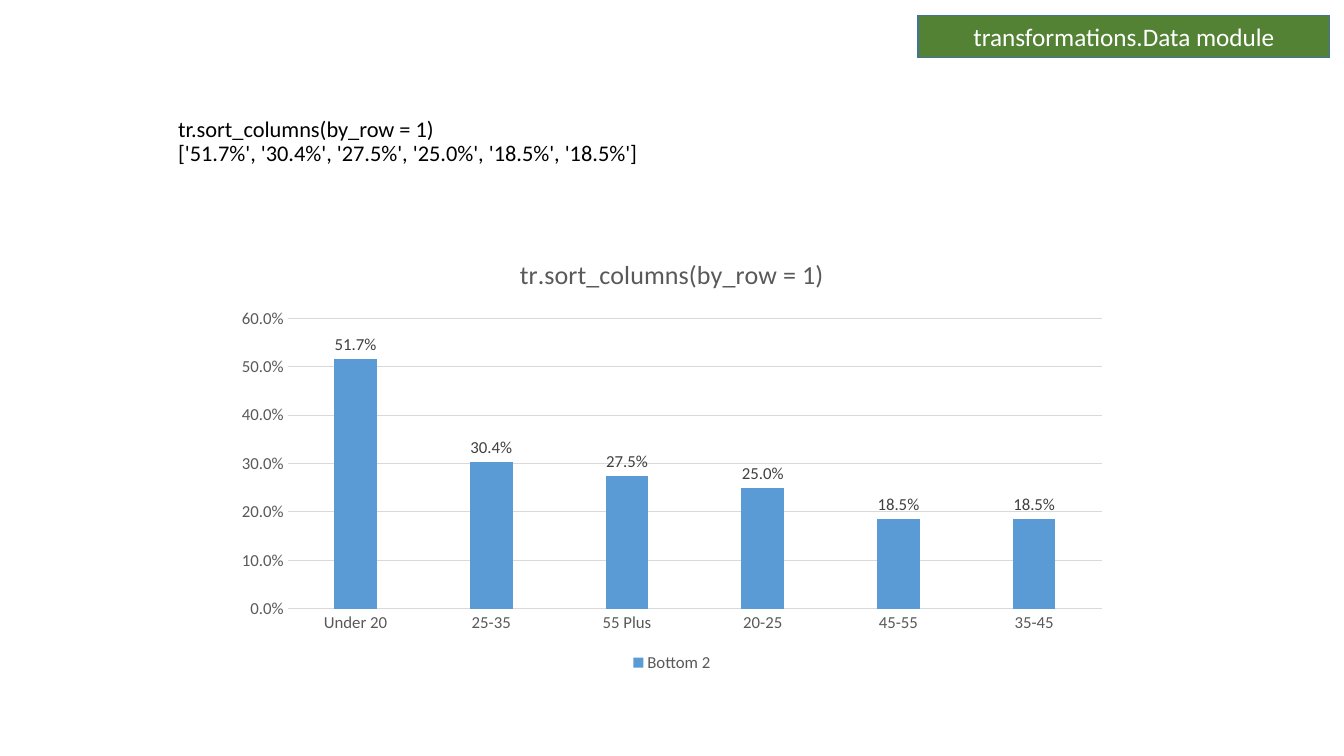
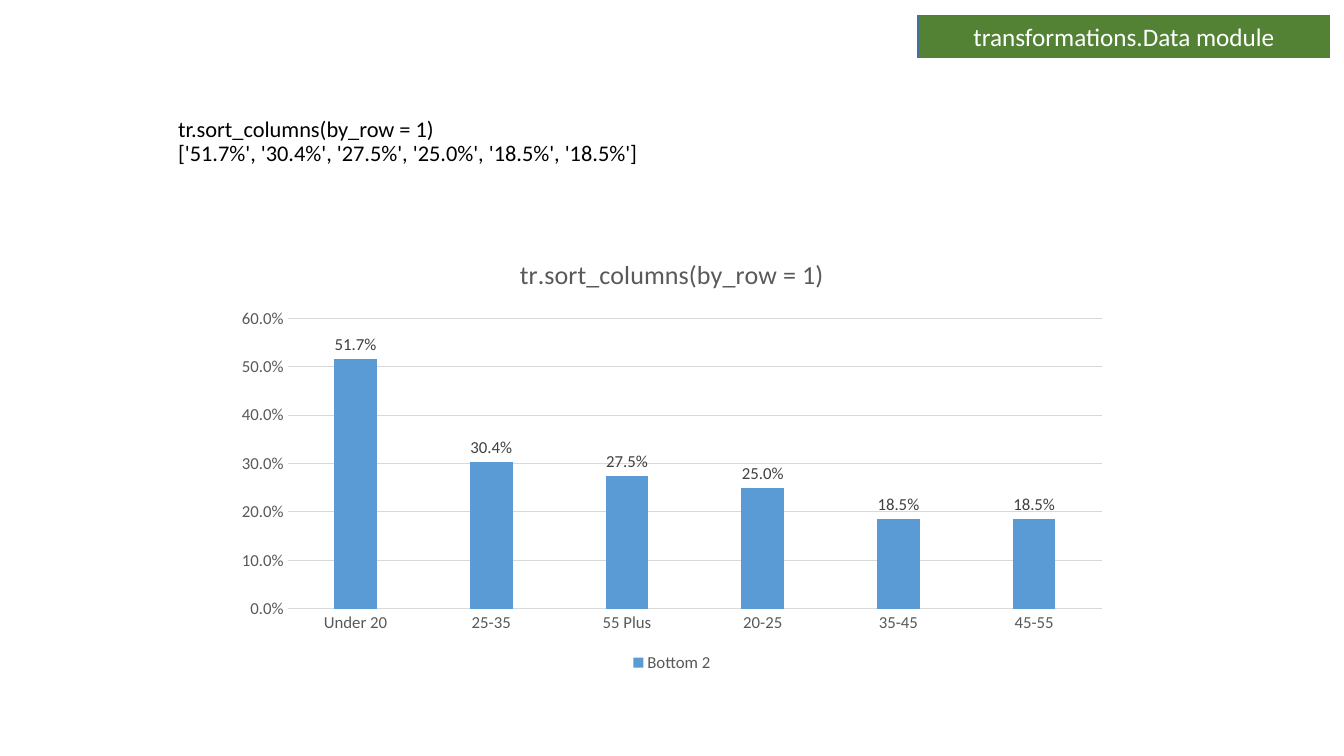
Before and after one commit to Collette-Curson/forgetdata_Slides_modules, a slide deck: slide 65 of Scripts/test_manual_transformations_known_good_results.pptx (slide 63 before the commit). Drawn at 1344x756 pixels with LibreOffice and Linux fonts; fonts in the diff are those of the drawing. Boxes give left, top, right and bottom in pixels: in the first picture for what was removed or moved away, otherwise in the second. Text is boxed around its words. In the diff, an @@ line names an element or a change of style, - is before the commit and + after.

```diff
--- a/Scripts/test_manual_transformations_known_good_results.pptx
+++ b/Scripts/test_manual_transformations_known_good_results.pptx
@@ column chart at box(224, 237, 1120, 677) @@
-categories: Under 20, 25-35, 55 Plus, 20-25, 45-55, 35-45
+categories: Under 20, 25-35, 55 Plus, 20-25, 35-45, 45-55
```
Also in this commit, not shown: 2 slides added, 1 other file.
